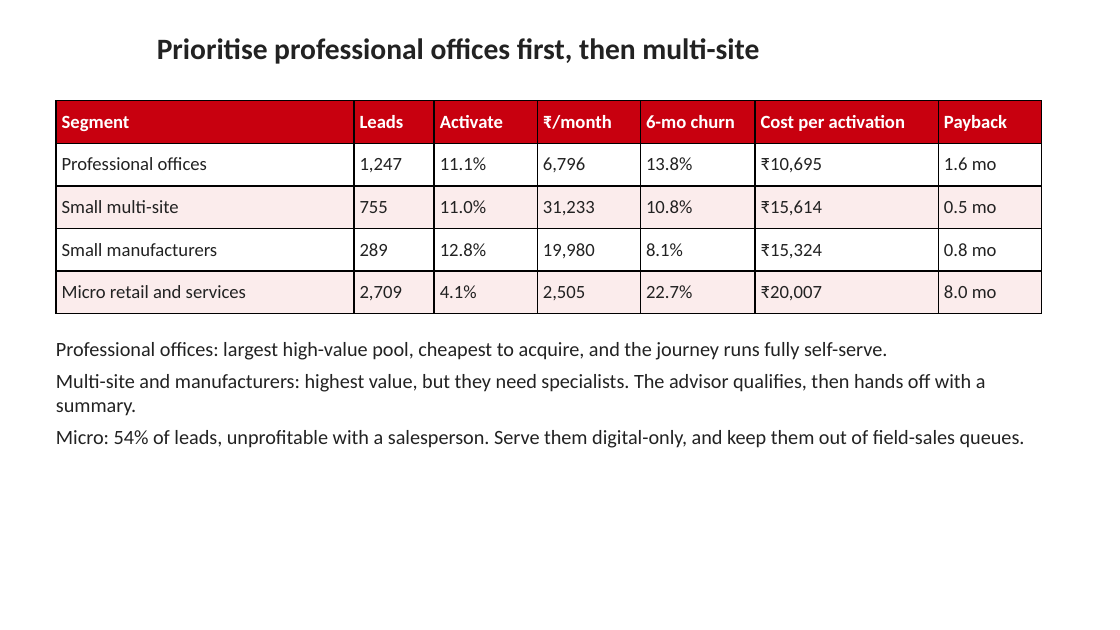
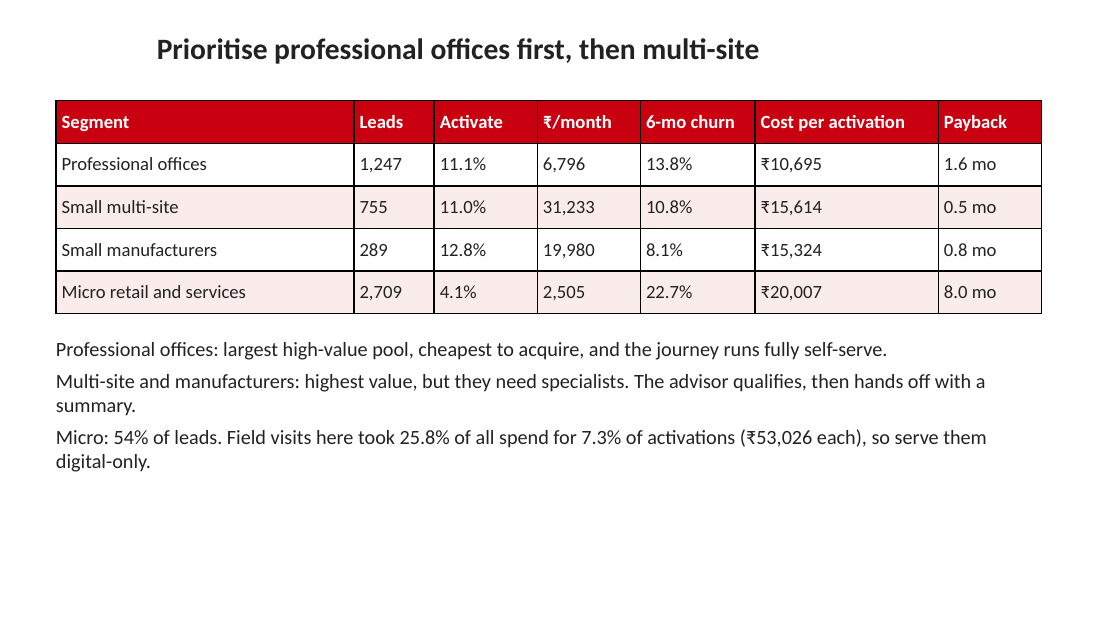
Before and after one commit to adityamalik24/udyam-digital, a slide deck: slide 4 of docs/Udyam_Digital_Business_Case.pptx. Drawn at 1120x630 pixels with LibreOffice and Linux fonts; fonts in the diff are those of the drawing; background and template pictures are left out. Boxes give left, top, right and bottom in pixels: in the first picture for what was removed or moved away, otherwise in the second. Text is boxed around its words. In the diff, an @@ line names an element or a change of style, - is before the commit and + after.

```diff
--- a/docs/Udyam_Digital_Business_Case.pptx
+++ b/docs/Udyam_Digital_Business_Case.pptx
@@ text at [56,429,987,472]: text changed @@
-Micro: 54% of leads, unprofitable with a salesperson. Serve them digital-only, and keep them out of field-sales queues.
+Micro: 54% of leads. Field visits here took 25.8% of all spend for 7.3% of activations (₹53,026 each), so serve them digital-only.
```
Also in this commit, not shown: 5 other slides changed, 35 other files.
